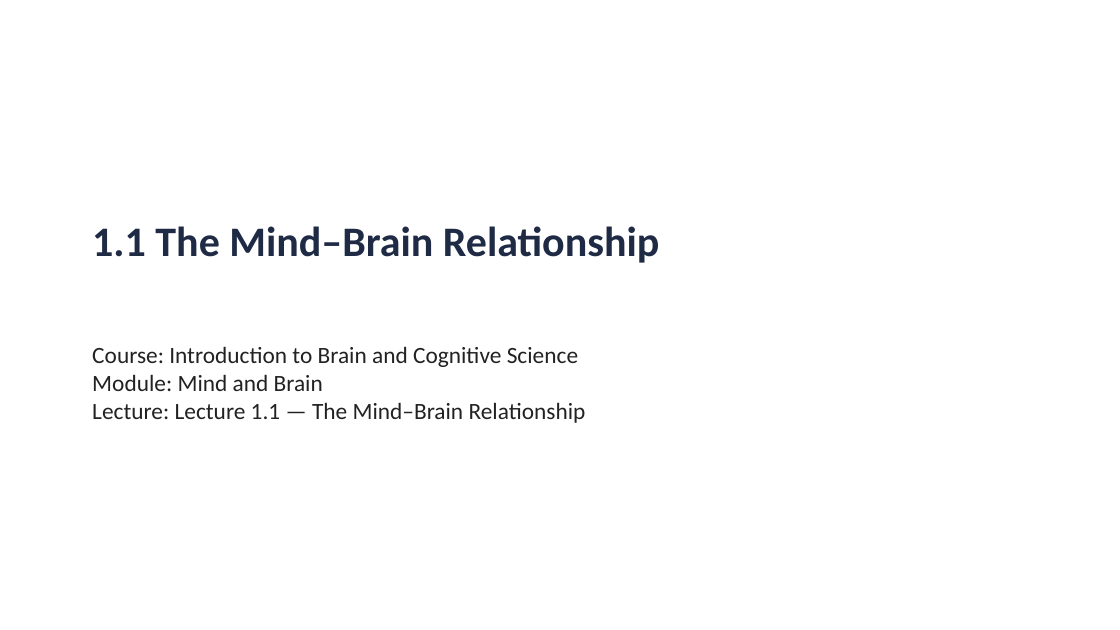
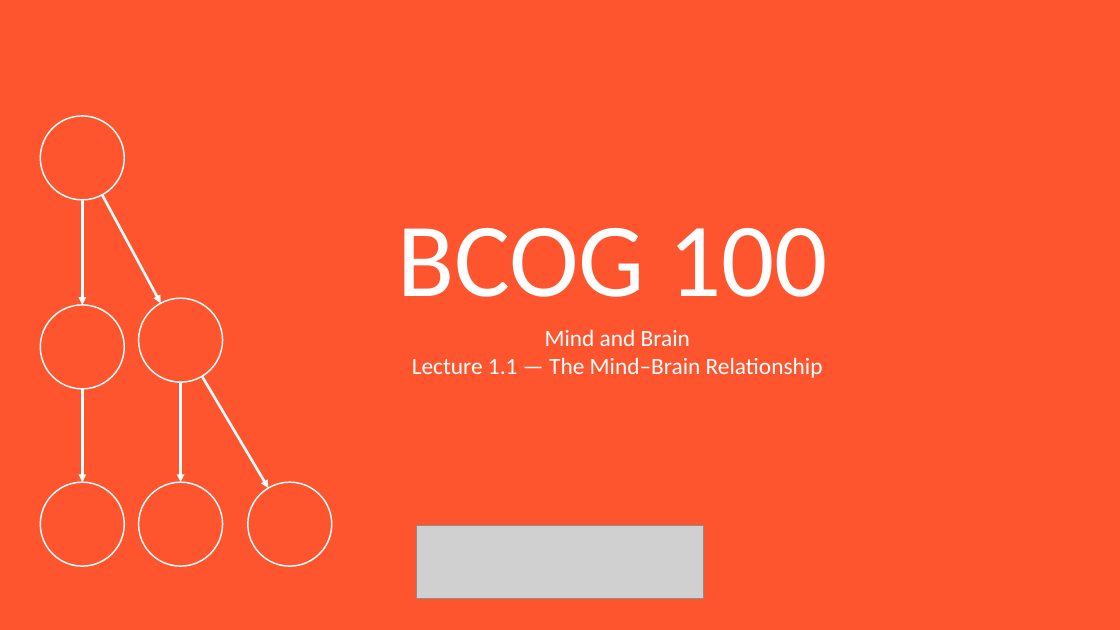
Before and after one commit to jonwillits/intro_to_bcs, a slide deck: slide 1 of mind_and_brain/mind_and_brain_lecture_1.pptx. Drawn at 1120x630 pixels with LibreOffice and Linux fonts; fonts in the diff are those of the drawing; grey boxes stand for pictures. Boxes give left, top, right and bottom in pixels: in the first picture for what was removed or moved away, otherwise in the second. Text is boxed around its words. In the diff, an @@ line names an element or a change of style, - is before the commit and + after.

Commit message:
Module 2: reading, figures, glossary, and back matter

```diff
--- a/mind_and_brain/mind_and_brain_lecture_1.pptx
+++ b/mind_and_brain/mind_and_brain_lecture_1.pptx
@@ background #FFFFFF to #FE552E @@
@@ ellipse added at <box>40,116,124,200</box>, fill #FF552E, outline #FFFFFF 1.25 pt @@
@@ arrow added from (82, 200) to (82, 305), #FFFFFF 2.25 pt @@
@@ arrow added from (103, 195) to (160, 303), #FFFFFF 2.25 pt @@
@@ text removed at <box>92,226,659,263</box> @@
-1.1 The Mind–Brain Relationship
@@ text added at <box>397,228,828,297</box>, 90 pt, text #FFFFFF @@
+BCOG 100
@@ ellipse added at <box>139,298,223,382</box>, fill #FF552E, outline #FFFFFF 1.25 pt @@
@@ ellipse added at <box>40,305,124,389</box>, fill #FF552E, outline #FFFFFF 1.25 pt @@
@@ text at <box>412,329,823,378</box>: text changed; text colour #222222 to #FFFFFF @@
-Course: Introduction to Brain and Cognitive Science
-Module: Mind and Brain
-Lecture: Lecture 1.1 — The Mind–Brain Relationship
+Mind and Brain
+Lecture 1.1 — The Mind–Brain Relationship
@@ arrow added from (82, 389) to (82, 482), #FFFFFF 2.25 pt @@
@@ arrow added from (181, 382) to (181, 482), #FFFFFF 2.25 pt @@
@@ arrow added from (202, 376) to (268, 488), #FFFFFF 2.25 pt @@
@@ ellipse added at <box>40,482,124,566</box>, fill #FF552E, outline #FFFFFF 1.25 pt @@
@@ ellipse added at <box>139,482,223,566</box>, fill #FF552E, outline #FFFFFF 1.25 pt @@
@@ ellipse added at <box>248,482,332,566</box>, fill #FF552E, outline #FFFFFF 1.25 pt @@
@@ picture added at <box>417,525,703,599</box> @@
```
Also in this commit, not shown: 19 other slides changed, 9 slides added, 1 slide removed, 24 other files.
